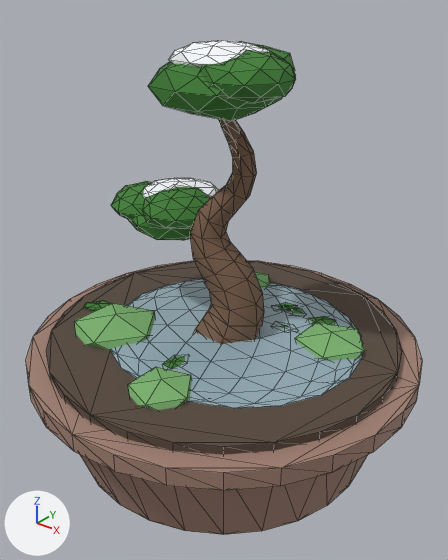
The glTF model public/models/bonsai_2_young.glb, before and after one commit.
One viewpoint serves both versions: a camera (50 mm lens) standing at (0.156, -0.195, 0.2) and looking at (0.003, -0.003, 0.081). Lighting does not change. The marker at lower left points along +X, +Y and +Z. The first picture is the older version. Mesh edges are drawn as thin lines. Vertices at exactly the same position are counted once.

In view in the first picture: 'fallen', 'foliage', 'moss', 'pot', 'puddle', 'snow', 'soil', 'trunk'.
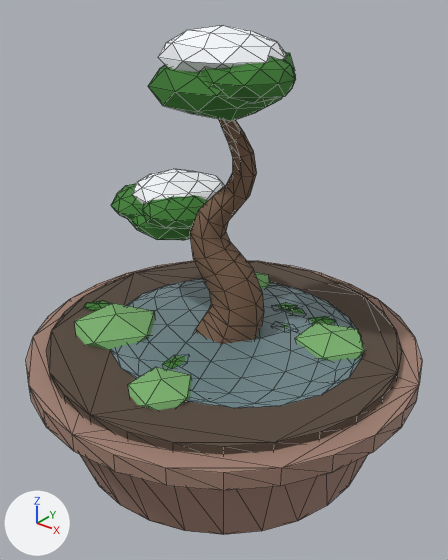
Changed parts and their boxes (x1, y1, x2, y2) in the pictures (448 x 560 px; the box of a moved part takes in the faces that stretch with it):
```json
{"object": "puddle", "change": "recoloured", "before": [110, 279, 363, 408], "after": [110, 279, 363, 408], "on screen": "darker"}
{"object": "snow", "change": "reshaped", "before": [143, 40, 270, 199], "after": [132, 25, 286, 205], "on screen": "21% wider, 13% taller"}
{"part": 1, "of": "me_snow", "change": "moved or reshaped", "before": [143, 178, 219, 199], "after": [132, 169, 225, 205]}
{"part": 2, "of": "me_snow", "change": "moved or reshaped", "before": [168, 40, 270, 67], "after": [158, 25, 286, 72]}
```

Scene script edits in JSON lines:
```json
{"op": "set", "path": "mat_puddle.base_color", "old": "(0.3, 0.42, 0.48)", "new": "(0.16, 0.24, 0.26)", "note": "greyish blue #95adb8 -> greyish cyan #6f868b"}
{"block": "me_snow", "where": "# used by ob_snow; location = (0.0, 0.0, 0.0)"}
{"op": "remove", "block": "me_snow", "code": "me_snow.from_pydata(...)  # 84 vertices, 160 faces; spans x -0.0513..0.0211, y -0.0192..0.0278, z 0.105..0.1796"}
{"op": "add", "block": "me_snow", "code": "me_snow.from_pydata(...)  # 84 vertices, 160 faces; spans x -0.0544..0.025, y -0.0229..0.0314, z 0.1023..0.1847"}
{"block": "me_snow", "change": "me_snow part 1: the loose piece of 42 vertices spanning x -0.0513..-0.0155, y -0.0089..0.0278, z 0.105..0.1162 is scaled about its middle by (1.18, 1.19, 1.64), then moved by (0.0001, 0.0, 0.0009)"}
{"block": "me_snow", "change": "me_snow part 2: the loose piece of 42 vertices spanning x -0.0211..0.0211, y -0.0192..0.0199, z 0.1672..0.1796 is multiplied about its middle by the matrix ((1.179, 0.0, 0.0), (0.0, 1.194, 0.0), (0.0, 0.0, 1.636)), then moved by (0.0001, 0.0001, 0.0012)"}
```
